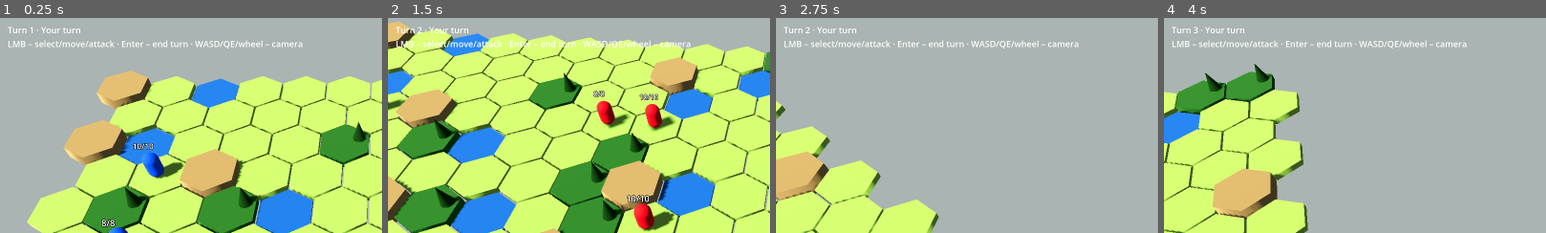
Above: before the commit, frames 1-4 (left to right).
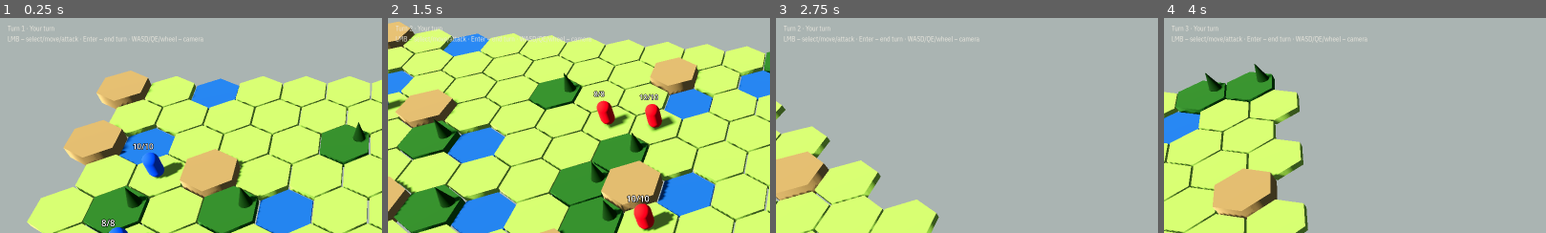
Above: after the commit, the same moments.

Repository: dawidczarczynski/eastern-flank
Game: Godot game, scene res://scenes/battle/battle.tscn
Two runs of this game, one before a commit and one after it. Both use one fixed random seed, a clock stepped at 60 frames per second and the inputs below.
Inputs (mouse positions are % of the whole screen's width and height, from its top left):
- Up to frame 1 (0.25 s): no input
- Up to frame 2 (1.5 s): tap Enter at 0.5, 0.6 s; move the mouse to (72, 45) at 0.52 s; hold D 0.53-1.28 s; click (72, 45) at 0.67 s; move the mouse to (30, 55) at 1.27 s; hold S from 1.28 s (still down); tap Q at 1.35 s; click (30, 55) at 1.42 s
- Up to frame 3 (2.75 s): move the mouse to (60, 28) at 2.02 s; release S at 2.03 s; hold D from 2.03 s (still down); hold E from 2.03 s (still down); click (60, 28) at 2.17 s
- Up to frame 4 (4 s): move the mouse to (45, 70) at 2.77 s; release D at 2.78 s; release E at 2.78 s; hold W 2.78-3.53 s; tap Enter at 2.85 s; click (45, 70) at 2.92 s; move the mouse to (80, 65) at 3.52 s; hold A from 3.53 s (still down); hold Q from 3.53 s (still down); click (80, 65) at 3.67 s
The pictures show only the part of the screen within x 0-50%, y 0-50%; the shares and areas given below are measured in that part.

The runs differ from the first frame. In frame 1, 1.6% of the frame differs, in the area x 2-80%, y 3-15%; in frame 2, 2.0%; in frame 3, 1.6%; in frame 4, 1.6%.

Commit message:
Add HUD theme with IBM Plex fonts and palette (TASK-014)
Co-Authored-By: Claude Opus 5.5 <noreply@anthropic.com>

Diff:
--- a/scenes/battle/battle.tscn
+++ b/scenes/battle/battle.tscn
@@ -39,4 +39,3 @@
 offset_top = 12.0
 offset_right = 816.0
 offset_bottom = 72.0
-theme_override_font_sizes/font_size = 18
--- a/src/presentation/battle_controller.gd
+++ b/src/presentation/battle_controller.gd
@@ -9,12 +9,12 @@
 const INFANTRY := preload("res://data/units/infantry.tres")
 const CAVALRY := preload("res://data/units/cavalry.tres")
 const INFO_PANEL_MARGIN := 16
-const HUD_FONT_SIZE := 18
 
 var _sim: GameSimulation
 var _ai := AiPlayer.new()
 var _unit_views: Dictionary = {}  # unit id -> UnitView
 var _selected_unit_id := -1
+var _hud_root: Control
 var _info_panel: PanelContainer
 var _info_label: Label
 var _hovered_hex: Variant = null  # Vector2i of the tile under the cursor, or null
@@ -41,6 +41,7 @@
 	_sim.event_emitted.connect(_on_event)
 	_sim.command_rejected.connect(_on_command_rejected)
 
+	_build_hud_root()
 	_build_info_panel()
 	_map_view.build(state.grid)
 	_camera_rig.position = _map_view.center()
@@ -212,6 +213,18 @@
 	_map_view.show_attack_targets(coords)
 
 
+## Full-rect themed root under the HUD layer; HUD elements live below it and ignore the mouse.
+func _build_hud_root() -> void:
+	_hud_root = Control.new()
+	_hud_root.name = "Root"
+	_hud_root.set_anchors_preset(Control.PRESET_FULL_RECT)
+	_hud_root.mouse_filter = Control.MOUSE_FILTER_IGNORE
+	_hud_root.theme = HudTheme.build()
+	$HUD.add_child(_hud_root)
+	_status_label.reparent(_hud_root, false)
+	_status_label.mouse_filter = Control.MOUSE_FILTER_IGNORE
+
+
 ## Bottom-left HUD panel with the selected unit's stats (text from UnitInfo).
 func _build_info_panel() -> void:
 	_info_panel = PanelContainer.new()
@@ -220,9 +233,8 @@
 	_info_panel.mouse_filter = Control.MOUSE_FILTER_IGNORE
 	_info_label = Label.new()
 	_info_label.mouse_filter = Control.MOUSE_FILTER_IGNORE
-	_info_label.add_theme_font_size_override(&"font_size", HUD_FONT_SIZE)
 	_info_panel.add_child(_info_label)
-	$HUD.add_child(_info_panel)
+	_hud_root.add_child(_info_panel)
 	_info_panel.hide()
 
 
--- /dev/null
+++ b/src/presentation/ui/hud_theme.gd
@@ -0,0 +1,70 @@
+class_name HudTheme
+extends RefCounted
+## Builds the HUD Theme in code (IBM Plex fonts, palette, dark translucent panels).
+
+const FONT_DIR := "res://assets/fonts/ibm_plex/"
+
+static var _fonts: Dictionary = {}  # file name -> FontFile
+static var _spaced: Dictionary = {}  # "file:spacing" -> FontVariation
+
+
+static func build() -> Theme:
+	var theme := Theme.new()
+	theme.default_font = _font("IBMPlexSansCondensed-Regular")
+	theme.default_font_size = 14
+	theme.set_color(&"font_color", &"Label", UiPalette.TEXT)
+
+	var panel := StyleBoxFlat.new()
+	panel.bg_color = UiPalette.PANEL_BG
+	panel.set_border_width_all(1)
+	panel.border_color = UiPalette.PANEL_BORDER
+	panel.set_corner_radius_all(0)
+	panel.content_margin_left = 12
+	panel.content_margin_right = 12
+	panel.content_margin_top = 9
+	panel.content_margin_bottom = 9
+	theme.set_stylebox(&"panel", &"PanelContainer", panel)
+
+	_label_variation(theme, &"TitleLabel", "IBMPlexSansCondensed-SemiBold", 20, UiPalette.TEXT, 0)
+	_label_variation(theme, &"CaptionLabel", "IBMPlexMono-Medium", 10, UiPalette.TEXT_SECONDARY, 2)
+	_label_variation(theme, &"ValueLabel", "IBMPlexMono-Medium", 13, UiPalette.TEXT, 0)
+	_label_variation(theme, &"MonoLabel", "IBMPlexMono-Regular", 11, UiPalette.TEXT_MUTED, 0)
+
+	var button := StyleBoxFlat.new()
+	button.set_corner_radius_all(0)
+	button.bg_color = Color(0, 0, 0, 0)
+	for state: StringName in [&"normal", &"hover", &"pressed", &"focus", &"disabled"]:
+		theme.set_stylebox(state, &"Button", button)
+	theme.set_font(&"font", &"Button", _font("IBMPlexSansCondensed-Bold"))
+	theme.set_font_size(&"font_size", &"Button", 15)
+	return theme
+
+
+static func _label_variation(
+	theme: Theme, name: StringName, file: String, size: int, color: Color, spacing: int
+) -> void:
+	theme.set_type_variation(name, &"Label")
+	theme.set_font(&"font", name, _spaced_font(file, spacing))
+	theme.set_font_size(&"font_size", name, size)
+	theme.set_color(&"font_color", name, color)
+
+
+static func _font(file: String) -> FontFile:
+	if not _fonts.has(file):
+		var font := load(FONT_DIR + file + ".ttf") as FontFile
+		if font == null:
+			push_error("HudTheme: missing font %s" % file)
+		_fonts[file] = font
+	return _fonts[file]
+
+
+static func _spaced_font(file: String, spacing: int) -> Font:
+	if spacing == 0:
+		return _font(file)
+	var key := "%s:%d" % [file, spacing]
+	if not _spaced.has(key):
+		var variation := FontVariation.new()
+		variation.base_font = _font(file)
+		variation.spacing_glyph = spacing
+		_spaced[key] = variation
+	return _spaced[key]
--- /dev/null
+++ b/src/presentation/ui/ui_palette.gd
@@ -0,0 +1,36 @@
+class_name UiPalette
+extends RefCounted
+## HUD colours from docs/design/README.md – the single place for UI colours.
+
+const BACKGROUND := Color("#11130f")
+const PANEL_BG := Color(17 / 255.0, 19 / 255.0, 15 / 255.0, 0.84)
+const PANEL_BG_STRONG := Color(17 / 255.0, 19 / 255.0, 15 / 255.0, 0.94)
+const PANEL_BORDER := Color(235 / 255.0, 232 / 255.0, 223 / 255.0, 0.12)
+const DIVIDER := Color(235 / 255.0, 232 / 255.0, 223 / 255.0, 0.10)
+
+const TEXT := Color("#ebe8df")
+const TEXT_SECONDARY := Color("#a8a598")
+const TEXT_MUTED := Color("#d8d5cb")
+const TEXT_DIM := Color("#c9c6bb")
+const ACCENT := Color("#e2c069")
+
+const HP_HIGH := Color("#b9d38a")
+const HP_MID := Color("#e2c069")
+const HP_LOW := Color("#e07c5e")
+const HP_EMPTY := Color(233 / 255.0, 231 / 255.0, 223 / 255.0, 0.12)
+
+## Indexed by player id.
+const FACTION: Array[Color] = [Color("#5b93d6"), Color("#d76a52")]
+## Text colour on a faction-coloured badge.
+const FACTION_INK: Array[Color] = [Color("#0f1a26"), Color("#2a110b")]
+
+
+static func hp_color(hp: int, max_hp: int) -> Color:
+	if max_hp <= 0:
+		return HP_LOW
+	var ratio := float(hp) / float(max_hp)
+	if ratio > 0.6:
+		return HP_HIGH
+	if ratio > 0.35:
+		return HP_MID
+	return HP_LOW
--- /dev/null
+++ b/tests/unit/test_hud_theme.gd
@@ -0,0 +1,87 @@
+extends TestCase
+
+const TOLERANCE := 0.002
+
+
+func _assert_color(actual: Color, expected: Color) -> void:
+	assert_true(actual.is_equal_approx(expected), "expected %s, got %s" % [expected, actual])
+
+
+func test_hp_color_thresholds() -> void:
+	assert_eq(UiPalette.hp_color(10, 10), UiPalette.HP_HIGH)
+	assert_eq(UiPalette.hp_color(7, 10), UiPalette.HP_HIGH)
+	assert_eq(UiPalette.hp_color(6, 10), UiPalette.HP_MID)
+	assert_eq(UiPalette.hp_color(4, 10), UiPalette.HP_MID)
+	assert_eq(UiPalette.hp_color(3, 10), UiPalette.HP_LOW)
+	assert_eq(UiPalette.hp_color(0, 10), UiPalette.HP_LOW)
+	assert_eq(UiPalette.hp_color(5, 0), UiPalette.HP_LOW)
+
+
+func test_palette_values() -> void:
+	# Independent of the palette's own formula: #11130f is (17, 19, 15).
+	var expected := Color.html("#11130f")
+	expected.a = 0.84
+	assert_true(absf(UiPalette.PANEL_BG.r - expected.r) < TOLERANCE)
+	assert_true(absf(UiPalette.PANEL_BG.g - expected.g) < TOLERANCE)
+	assert_true(absf(UiPalette.PANEL_BG.b - expected.b) < TOLERANCE)
+	assert_true(absf(UiPalette.PANEL_BG.a - expected.a) < TOLERANCE)
+	_assert_color(UiPalette.FACTION[0], Color.html("#5b93d6"))
+
+
+func test_default_font_is_plex_condensed() -> void:
+	var theme := HudTheme.build()
+	assert_true(theme.default_font != null)
+	assert_true(theme.default_font.get_font_name().contains("IBM Plex Sans Condensed"))
+	assert_eq(theme.default_font_size, 14)
+	_assert_color(theme.get_color(&"font_color", &"Label"), UiPalette.TEXT)
+
+
+func test_panel_style() -> void:
+	var theme := HudTheme.build()
+	var box := theme.get_stylebox(&"panel", &"PanelContainer") as StyleBoxFlat
+	assert_true(box != null)
+	assert_eq(box.bg_color, UiPalette.PANEL_BG)
+	assert_eq(box.border_color, UiPalette.PANEL_BORDER)
+	assert_eq(box.border_width_left, 1)
+	assert_eq(box.border_width_top, 1)
+	assert_eq(box.border_width_right, 1)
+	assert_eq(box.border_width_bottom, 1)
+	assert_eq(box.corner_radius_top_left, 0)
+	assert_eq(box.corner_radius_bottom_right, 0)
+	assert_eq(box.content_margin_left, 12.0)
+	assert_eq(box.content_margin_right, 12.0)
+	assert_eq(box.content_margin_top, 9.0)
+	assert_eq(box.content_margin_bottom, 9.0)
+
+
+func test_type_variations_exist() -> void:
+	var theme := HudTheme.build()
+	for variation: StringName in [&"TitleLabel", &"CaptionLabel", &"ValueLabel", &"MonoLabel"]:
+		assert_eq(theme.get_type_variation_base(variation), &"Label", str(variation))
+	assert_eq(theme.get_font_size(&"font_size", &"TitleLabel"), 20)
+	assert_eq(theme.get_font_size(&"font_size", &"CaptionLabel"), 10)
+	assert_eq(theme.get_font_size(&"font_size", &"ValueLabel"), 13)
+	assert_eq(theme.get_font_size(&"font_size", &"MonoLabel"), 11)
+	_assert_color(theme.get_color(&"font_color", &"CaptionLabel"), UiPalette.TEXT_SECONDARY)
+	_assert_color(theme.get_color(&"font_color", &"MonoLabel"), UiPalette.TEXT_MUTED)
+	var caption := theme.get_font(&"font", &"CaptionLabel") as FontVariation
+	assert_true(caption != null)
+	assert_eq(caption.spacing_glyph, 2)
+
+
+func test_fonts_are_cached_between_builds() -> void:
+	var a := HudTheme.build()
+	var b := HudTheme.build()
+	assert_true(a.default_font == b.default_font)
+	assert_true(a.get_font(&"font", &"CaptionLabel") == b.get_font(&"font", &"CaptionLabel"))
+
+
+func test_button_style() -> void:
+	var theme := HudTheme.build()
+	var font := theme.get_font(&"font", &"Button")
+	assert_true(font.get_font_name().contains("IBM Plex Sans Condensed"))
+	assert_eq(theme.get_font_size(&"font_size", &"Button"), 15)
+	var box := theme.get_stylebox(&"normal", &"Button") as StyleBoxFlat
+	assert_true(box != null)
+	assert_eq(box.corner_radius_top_left, 0)
+	assert_eq(box.corner_radius_bottom_right, 0)
Not shown, added: src/presentation/ui/hud_theme.gd.uid
Not shown, added: src/presentation/ui/ui_palette.gd.uid
Not shown, added: tests/unit/test_hud_theme.gd.uid
Not shown, changed: docs/tasks/BACKLOG.md
Not shown, changed: docs/tasks/TASK-014-ui-theme.md
